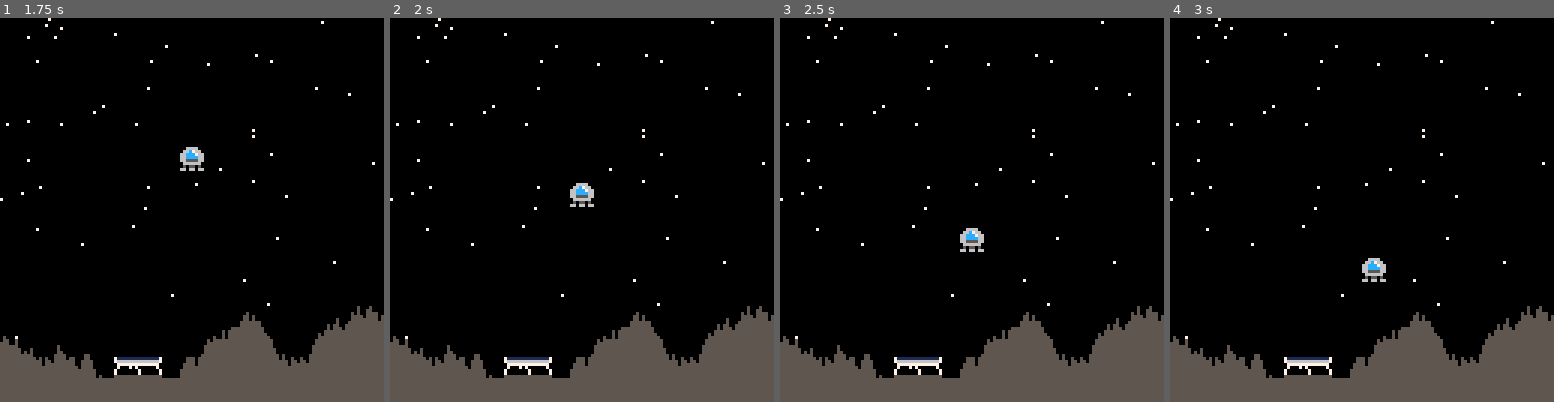
Above: before the commit, frames 1-4 (left to right).
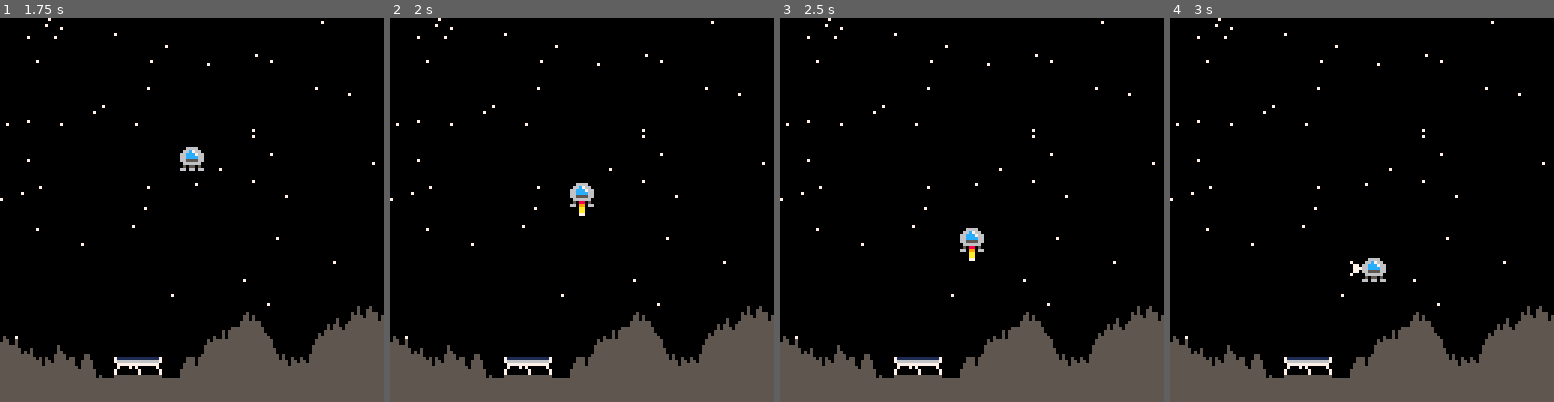
Above: after the commit, the same moments.

Repository: picobeep/lander
Game: PICO-8 cartridge lander.p8
Same seed, same stepped clock (60 frames per second), same inputs: the game is played once before the commit and once after it.
Inputs:
- Up to frame 1 (1.75 s): tap X (X key) at 1.43 s
- Up to frame 2 (2 s): hold Up from 1.97 s (still down)
- Up to frame 3 (2.5 s): keep holding Up; tap X (X key) at 2.07 s
- Up to frame 4 (3 s): release Up at 2.63 s; hold Right from 2.68 s (still down); tap X (X key) at 2.82 s

Frame 1 is identical in both runs. In frame 2, less than 0.1% of the frame differs, in the area x 49-51%, y 47-52%; in frame 3, less than 0.1%; in frame 4, less than 0.1%.

Commit message:
Add thrust effects and start on lander skins

Diff:
--- a/lander.p8
+++ b/lander.p8
@@ -4,6 +4,7 @@
 
 function _init()
 	g=0.025 --gravity
+	w=0.0 --wind
 	randseed = rndb(1,6)
 	game_over=false
 	win=false
@@ -19,6 +20,7 @@
 	if (game_over) then
   if (win) then
    print("you win!",48,48,11)
+   print("sequel coming soon!",28,56,5)
   else
    print("game over!",48,48,8)
   end
@@ -37,6 +39,7 @@
 
 function move_player()
 	p.dy+=g
+	p.dx+=w
 
 	thrust()
 
@@ -74,6 +77,9 @@
 
 function draw_player()
 	spr(p.sprite,p.x,p.y)
+	if (btn(2)) spr(8,p.x,p.y+6)
+	if (btn(0)) spr(9,p.x+8, p.y+1)
+	if (btn(1)) spr(10,p.x-8, p.y+1)
 	if (game_over and win) then
   spr(6,p.x,p.y-8) --flag
  elseif (game_over) then
Not shown, changed: 44 lines of the sprite sheet (__gfx__) section of lander.p8
Not shown, changed: the music (__music__) section of lander.p8
Not shown, changed: the sound effects (__sfx__) section of lander.p8
